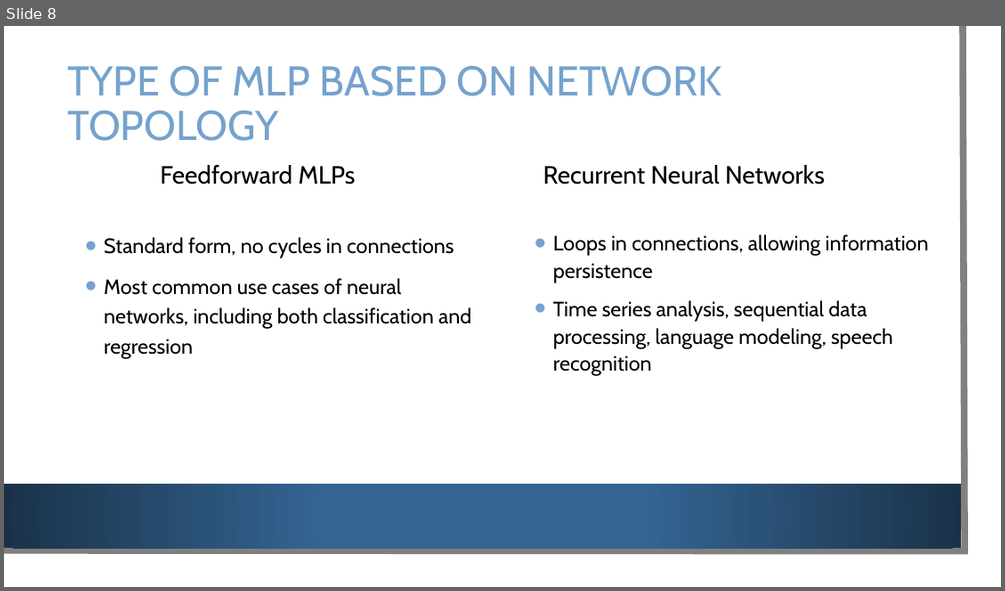
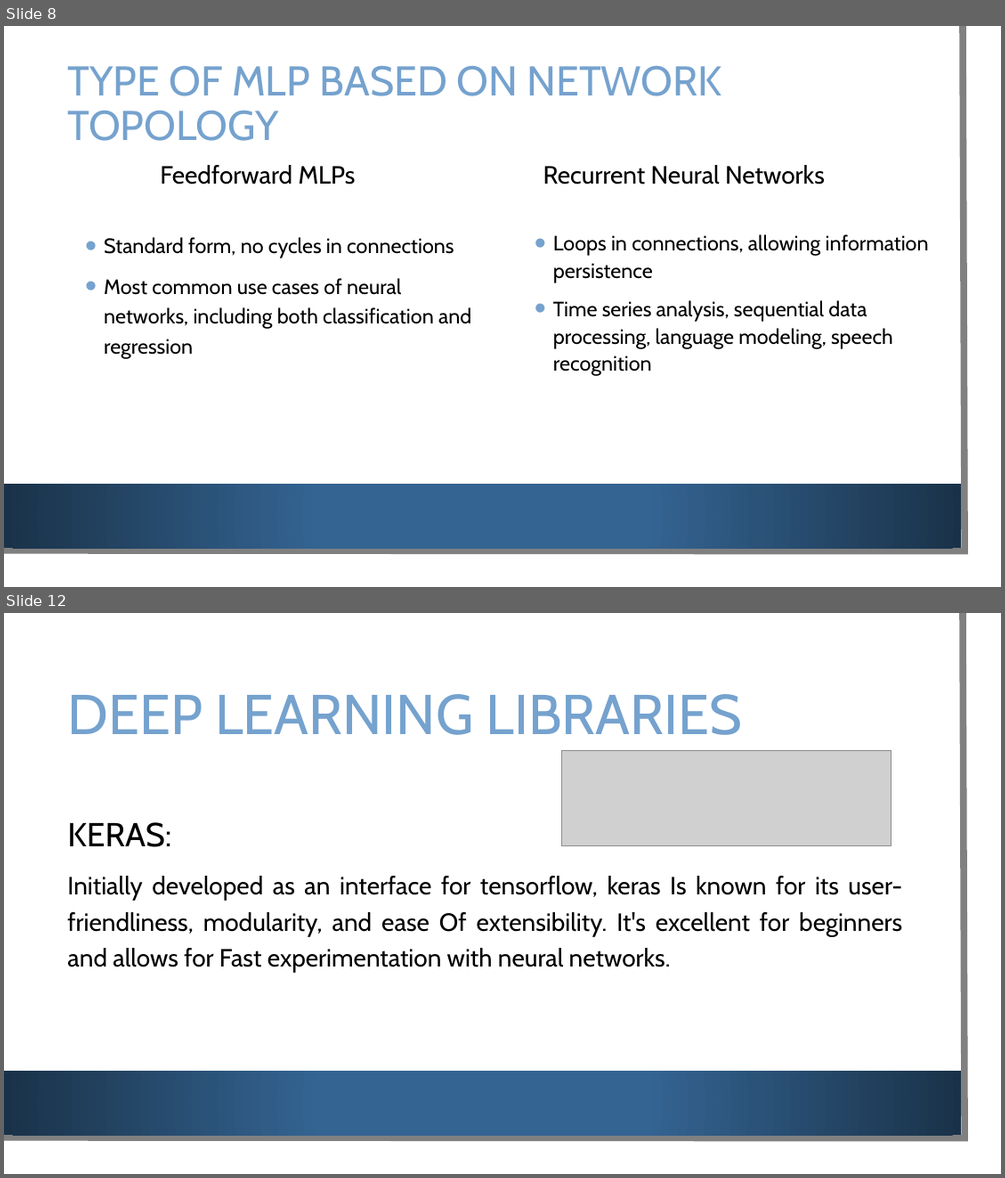
Before and after one commit to SajidMajeed92/PGD-Deep-Learning-2024, a slide deck: Lectures/MLP.pptx. Shown one above the other, each under a label of ours: slide 8 before the commit, slides 8 and 12 after it; the slides between them are not shown. The pictures are 1005x591 and 1005x1178 pixels, drawn with LibreOffice and Linux fonts; fonts in the diff are those of the drawing; grey boxes stand for pictures; background and template pictures are left out. Boxes give left, top, right and bottom in pixels: in the first picture for what was removed or moved away, otherwise in the second. Text is boxed around its words. In the diff, an @@ line names an element or a change of style, - is before the commit and + after.

```diff
--- a/Lectures/MLP.pptx
+++ b/Lectures/MLP.pptx
@@ slide 12 added at [4,613,1001,1174], background picture (left out); not listed: 3 template elements that a slide beside it also shows @@
@@ title added at [67,694,743,735], 54 pt, text #75A2CE @@
+DEEP LEARNING LIBRARIES
@@ picture added at [562,751,891,846] @@
@@ text added at [67,822,902,972], 24 pt, text #000000 @@
+KERAS:
+Initially developed as an interface for tensorflow, keras Is known for its user-friendliness, modularity, and ease Of extensibility. It's excellent for beginners and allows for Fast experimentation with neural networks.
```
Also in this commit, not shown: 7 other slides added, 1 other file.
